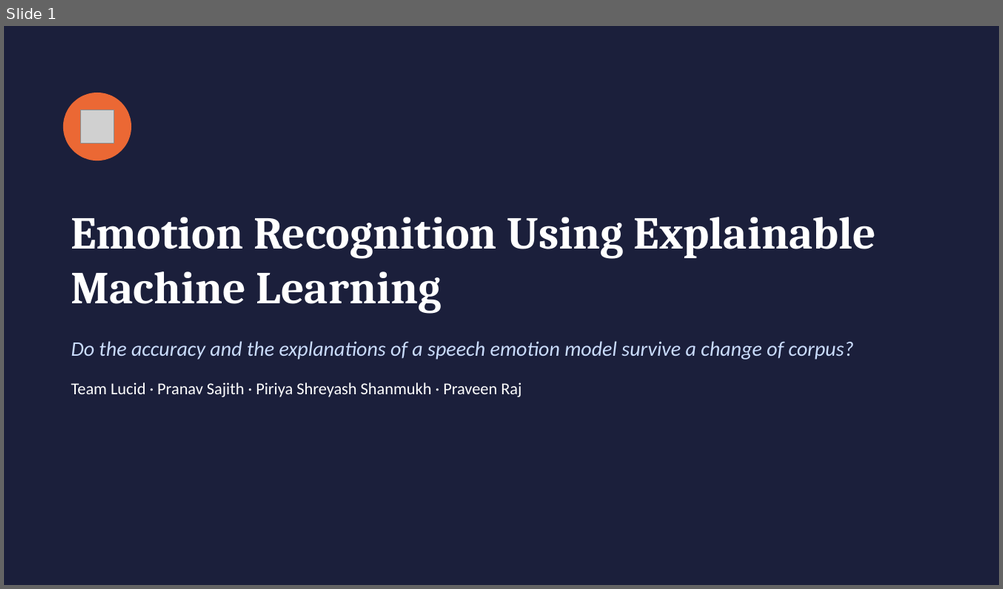
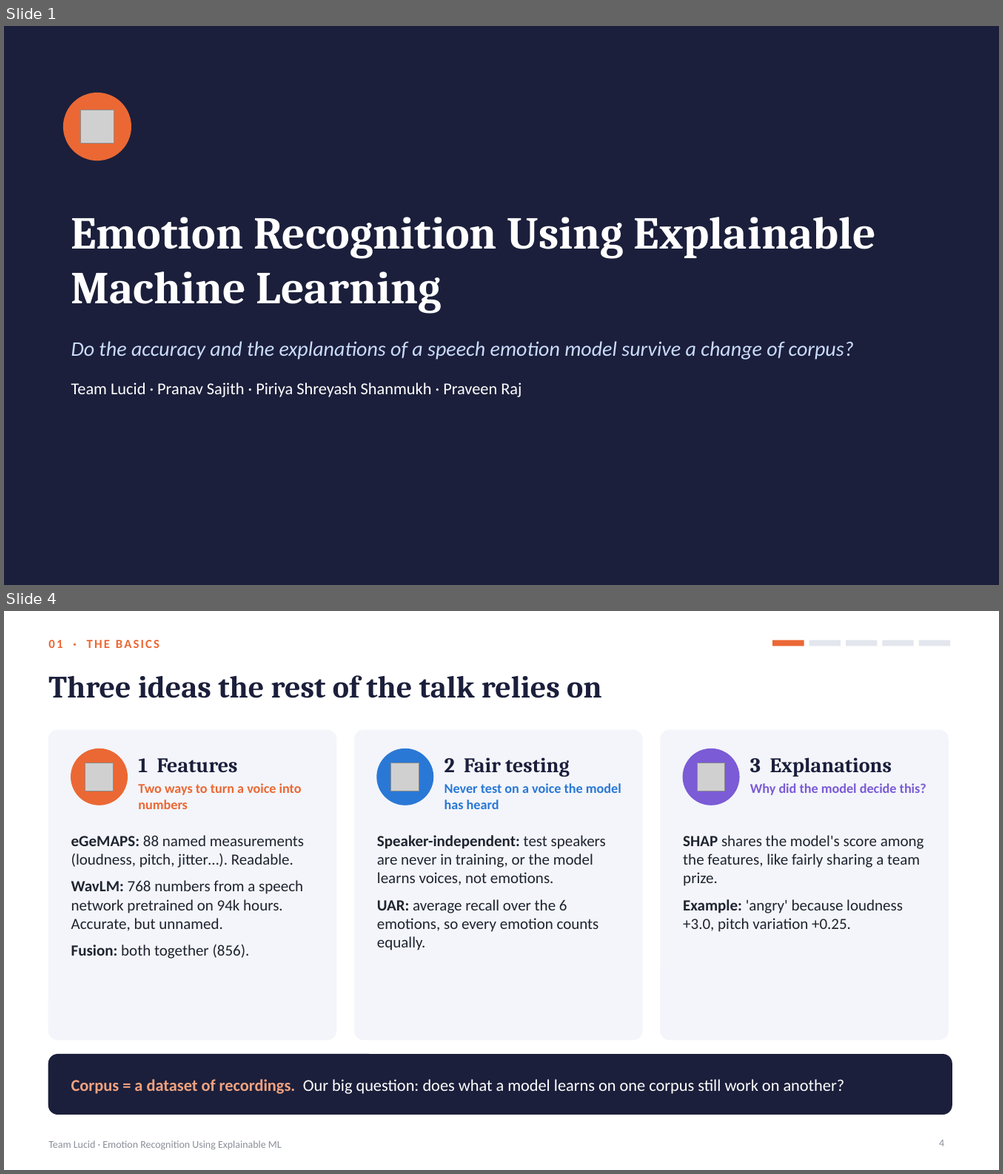
Before and after one commit to shreyashsp25/lucid-speech-emotion-xai, a slide deck: report/Lucid_Final_Presentation.pptx. Shown one above the other, each under a label of ours: slide 1 before the commit, slides 1 and 4 after it; the slides between them are not shown. The pictures are 1003x589 and 1003x1174 pixels, drawn with LibreOffice and Linux fonts; fonts in the diff are those of the drawing; grey boxes stand for pictures. Boxes give left, top, right and bottom in pixels: in the first picture for what was removed or moved away, otherwise in the second. Text is boxed around its words. In the diff, an @@ line names an element or a change of style, - is before the commit and + after.

Commit message:
Restructure final presentation: basics, roadmap, sections

```diff
--- a/report/Lucid_Final_Presentation.pptx
+++ b/report/Lucid_Final_Presentation.pptx
@@ slide 4 added at (x1=4, y1=611, x2=999, y2=1170), background #FFFFFF @@
@@ text added at (x1=48, y1=640, x2=159, y2=648), 12 pt, text #EB6834, bold @@
+01 · THE BASICS
@@ rectangle added at (x1=772, y1=640, x2=804, y2=646), fill #EB6834 @@
@@ rectangle added at (x1=809, y1=640, x2=840, y2=646), fill #E3E6ED @@
@@ rectangle added at (x1=845, y1=640, x2=877, y2=646), fill #E3E6ED @@
@@ rectangle added at (x1=882, y1=640, x2=913, y2=646), fill #E3E6ED @@
@@ rectangle added at (x1=919, y1=640, x2=950, y2=646), fill #E3E6ED @@
@@ title added at (x1=48, y1=675, x2=602, y2=698), 30 pt, text #1B1F3B, bold @@
+Three ideas the rest of the talk relies on
@@ rounded rectangle added at (x1=48, y1=730, x2=336, y2=1040), fill #F3F5FA, outline #F3F5FA 1 pt @@
@@ rounded rectangle added at (x1=355, y1=730, x2=642, y2=1040), fill #F3F5FA, outline #F3F5FA 1 pt @@
@@ rounded rectangle added at (x1=660, y1=730, x2=948, y2=1040), fill #F3F5FA, outline #F3F5FA 1 pt @@
@@ ellipse added at (x1=71, y1=749, x2=127, y2=805), fill #EB6834, outline #EB6834 1 pt @@
@@ picture added at (x1=85, y1=763, x2=114, y2=792) @@
@@ text added at (x1=138, y1=758, x2=238, y2=773), 20 pt, text #1B1F3B, bold @@
+1 Features
@@ ellipse added at (x1=377, y1=749, x2=433, y2=805), fill #2A78D6, outline #2A78D6 1 pt @@
@@ picture added at (x1=391, y1=763, x2=420, y2=792) @@
@@ text added at (x1=444, y1=758, x2=569, y2=777), 20 pt, text #1B1F3B, bold @@
+2 Fair testing
@@ ellipse added at (x1=683, y1=749, x2=739, y2=805), fill #7B5BD6, outline #7B5BD6 1 pt @@
@@ picture added at (x1=697, y1=763, x2=726, y2=792) @@
@@ text added at (x1=750, y1=758, x2=892, y2=777), 20 pt, text #1B1F3B, bold @@
+3 Explanations
@@ text added at (x1=138, y1=783, x2=301, y2=809), 13 pt, text #EB6834, bold @@
+Two ways to turn a voice into numbers
@@ text added at (x1=444, y1=783, x2=621, y2=809), 13 pt, text #2A78D6, bold @@
+Never test on a voice the model has heard
@@ text added at (x1=750, y1=783, x2=926, y2=795), 13 pt, text #7B5BD6, bold @@
+Why did the model decide this?
@@ text added at (x1=71, y1=835, x2=304, y2=959), 15 pt, text #1F2430 @@
+• eGeMAPS: 88 named measurements (loudness, pitch, jitter…). Readable.
+• WavLM: 768 numbers from a speech network pretrained on 94k hours. Accurate, but unnamed.
+• Fusion: both together (856).
@@ text added at (x1=377, y1=835, x2=606, y2=951), 15 pt, text #1F2430 @@
+• Speaker-independent: test speakers are never in training, or the model learns voices, not emotions.
+• UAR: average recall over the 6 emotions, so every emotion counts equally.
@@ text added at (x1=683, y1=835, x2=924, y2=932), 15 pt, text #1F2430 @@
+• SHAP shares the model's score among the features, like fairly sharing a team prize.
+• Example: 'angry' because loudness +3.0, pitch variation +0.25.
@@ rounded rectangle added at (x1=48, y1=1055, x2=951, y2=1115), fill #1B1F3B, outline #1B1F3B 1 pt @@
@@ text added at (x1=71, y1=1079, x2=845, y2=1094), 16 pt, text #FFFFFF @@
+Corpus = a dataset of recordings. Our big question: does what a model learns on one corpus still work on another?
@@ text added at (x1=48, y1=1141, x2=282, y2=1150), 10 pt, text #8A8F98 @@
+Team Lucid · Emotion Recognition Using Explainable ML
@@ page number added at (x1=939, y1=1140, x2=944, y2=1147), 10 pt, text #8A8F98 @@
+4
```
Also in this commit, not shown: 16 slides changed, 4 other slides added.
